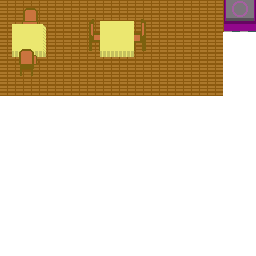
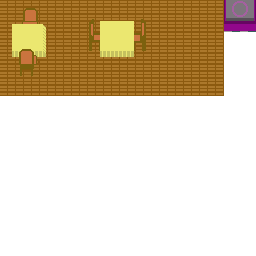
Layers edited between the first and the second 256 × 256 image:
painted on "Layer 1" over (223, 32, 224, 96)
